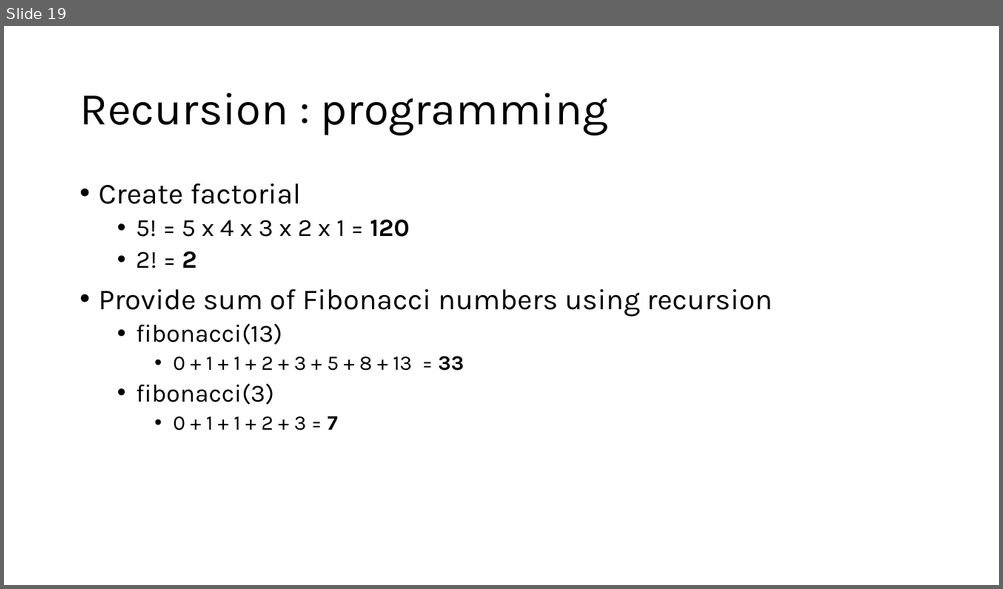
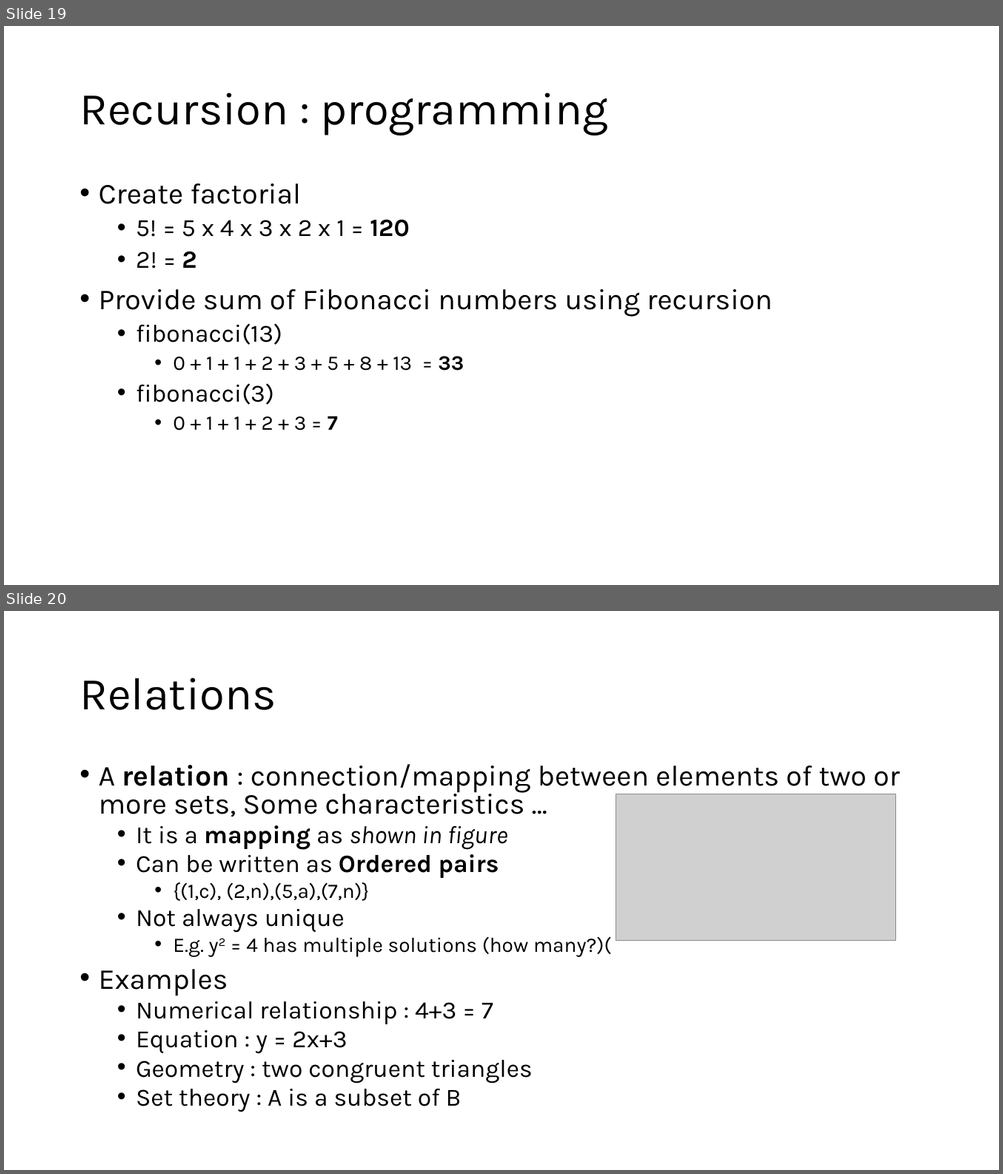
Before and after one commit to MoklaEducation/ems_winter_2025_acsl101, a slide deck: all/ExploringCSConceptsViaACSLCompetitions_all.pptx. Shown one above the other, each under a label of ours: slide 19 before the commit, slides 19 and 20 after it. The pictures are 1003x589 and 1003x1174 pixels, drawn with LibreOffice and Linux fonts; fonts in the diff are those of the drawing; grey boxes stand for pictures. Boxes give left, top, right and bottom in pixels: in the first picture for what was removed or moved away, otherwise in the second. Text is boxed around its words. In the diff, an @@ line names an element or a change of style, - is before the commit and + after.

```diff
--- a/all/ExploringCSConceptsViaACSLCompetitions_all.pptx
+++ b/all/ExploringCSConceptsViaACSLCompetitions_all.pptx
@@ slide 20 added at <box>4,611,999,1170</box>, background #FFFFFF @@
@@ title added at <box>79,678,276,710</box>, 44 pt, text #000000 @@
+Relations
@@ text added at <box>99,764,899,1113</box>, 24 pt, text #000000 @@
+• A relation : connection/mapping between elements of two or more sets, Some characteristics …
+  • It is a mapping as shown in figure
+  • Can be written as Ordered pairs
+    • {(1,c), (2,n),(5,a),(7,n)}
+  • Not always unique
+    • E.g. y2 = 4 has multiple solutions (how many?)(
+• Examples
+  • Numerical relationship : 4+3 = 7
+  • Equation : y = 2x+3
+  • Geometry : two congruent triangles
+  • Set theory : A is a subset of B
@@ picture added at <box>616,795,896,941</box> @@
```
Also in this commit, not shown: 2 slides changed, 4 other slides added, 1 other file.
